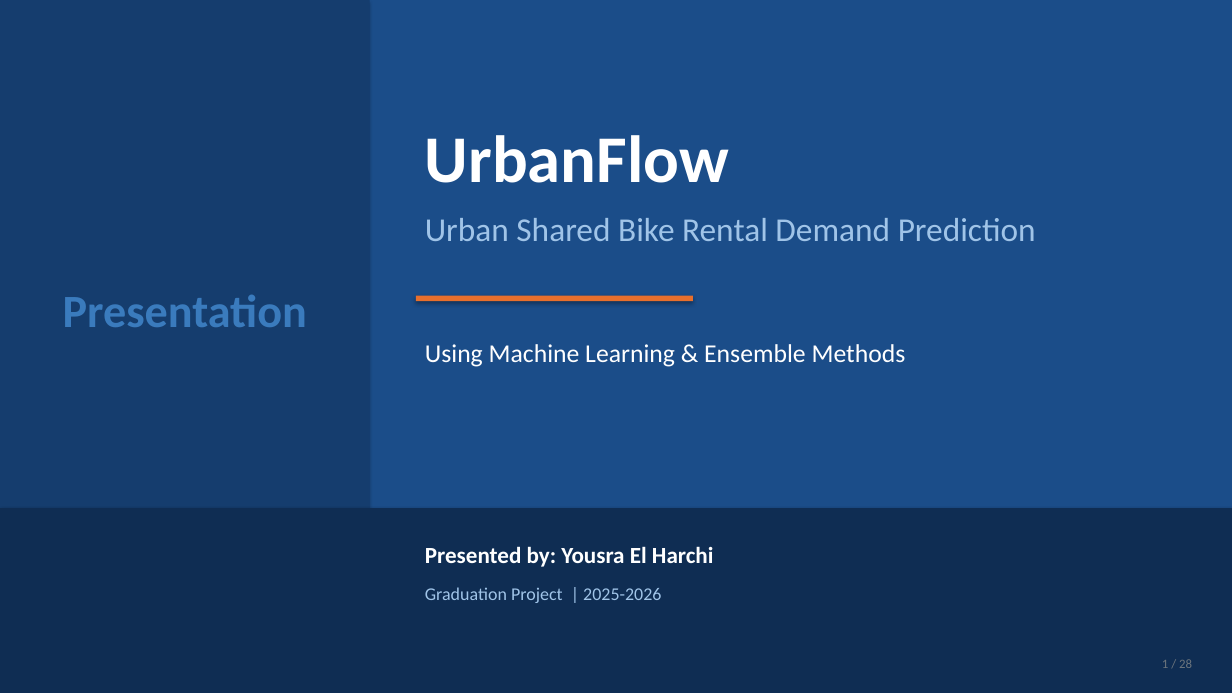
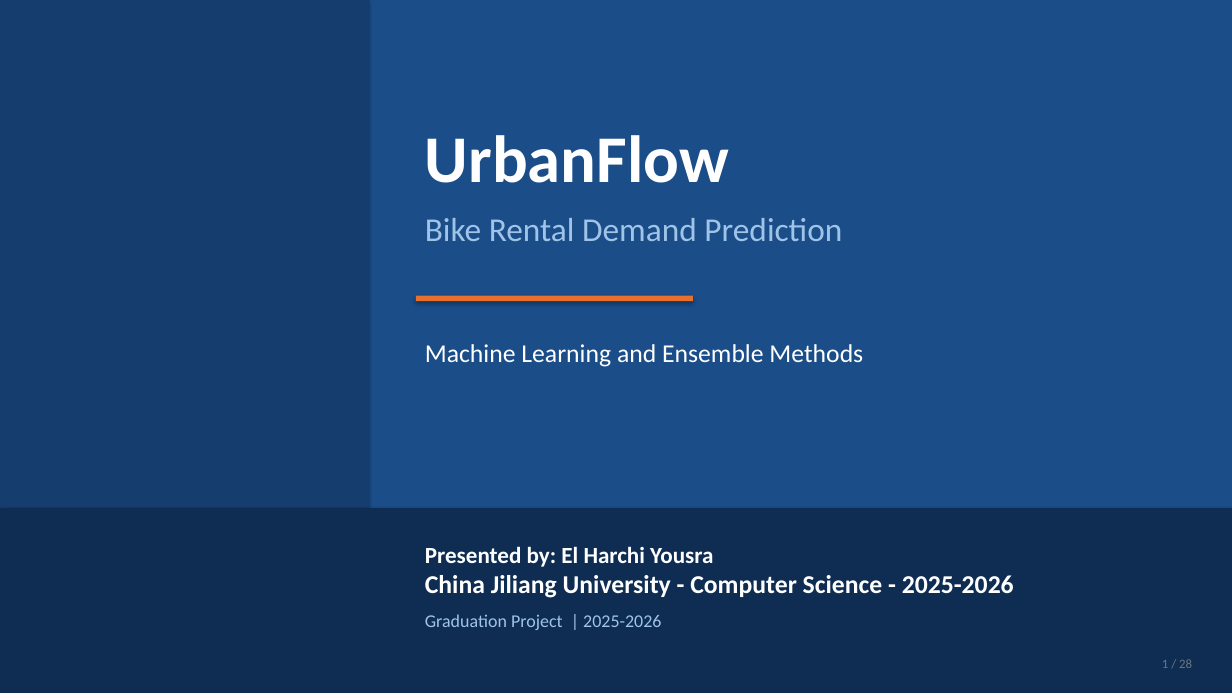
Before and after one commit to yousraelharchi2004/urban-bike-demand-prediction, a slide deck: slide 1 of Reports/PFE_Presentation_UrbanFlow.pptx. Drawn at 1232x693 pixels with LibreOffice and Linux fonts; fonts in the diff are those of the drawing. Boxes give left, top, right and bottom in pixels: in the first picture for what was removed or moved away, otherwise in the second. Text is boxed around its words. In the diff, an @@ line names an element or a change of style, - is before the commit and + after.

```diff
--- a/Reports/PFE_Presentation_UrbanFlow.pptx
+++ b/Reports/PFE_Presentation_UrbanFlow.pptx
@@ text at [425,218,842,241]: text changed @@
-Urban Shared Bike Rental Demand Prediction
+Bike Rental Demand Prediction
@@ text removed at [63,295,307,327] @@
-Presentation
@@ text at [425,344,863,367]: text changed @@
-Using Machine Learning & Ensemble Methods
+Machine Learning and Ensemble Methods
@@ text at [425,546,1014,598]: text changed; size 18 to 20 pt @@
-Presented by: Yousra El Harchi
+Presented by: El Harchi Yousra
+China Jiliang University - Computer Science - 2025-2026
@@ text "Graduation Project | 2025-2026": place and size @@
-text "Graduation Project | 2025-2026" at [425,587,661,603]
+text "Graduation Project | 2025-2026" at [425,614,661,630]
```
Also in this commit, not shown: 9 other slides changed, 1 slide added, 1 slide removed, 30 other files.
